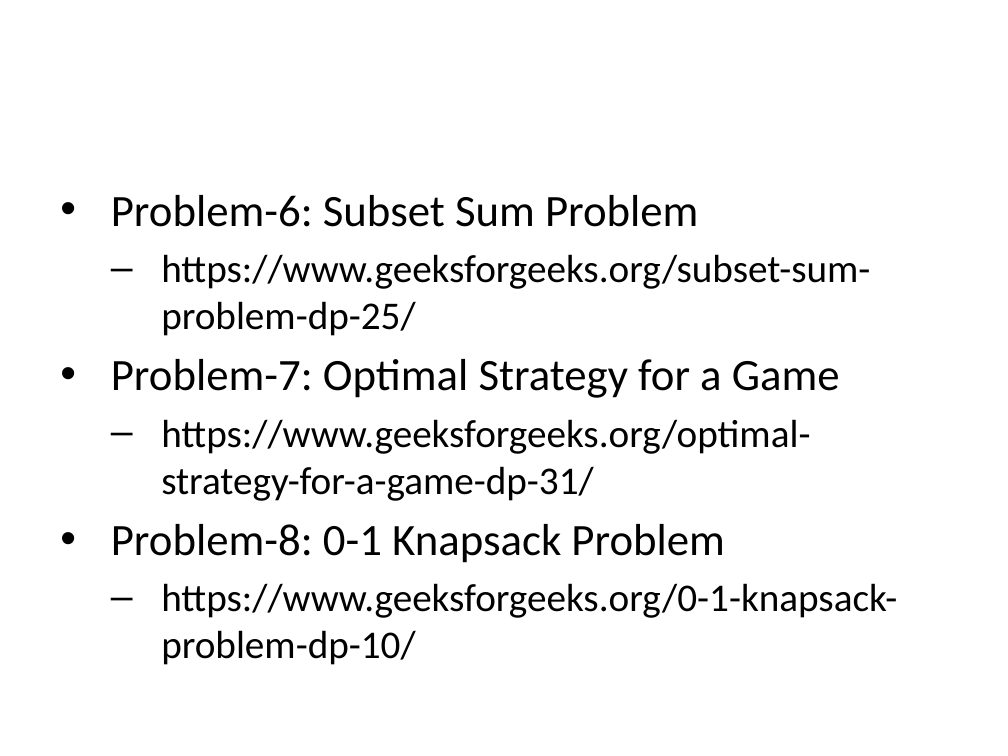
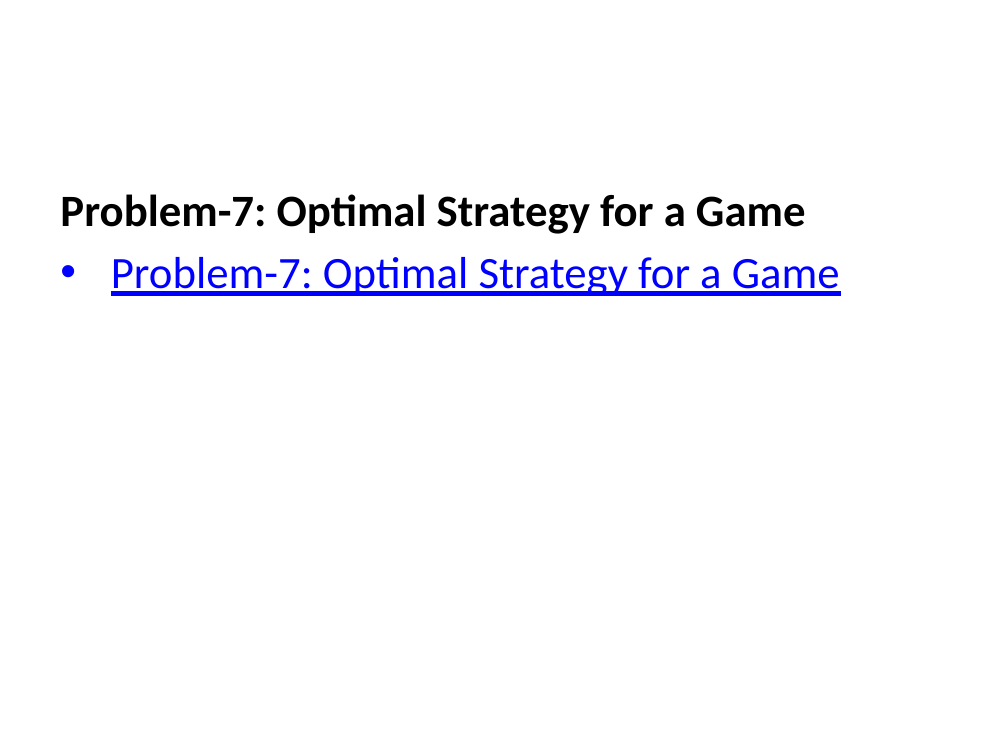
Before and after one commit to ucoruh/ce100-algorithms-and-programming-II, a slide deck: slide 138 of docs/week-6/ce100-week-6-lcs.en.md_word.pptx (slide 97 before the commit). Drawn at 1008x756 pixels with LibreOffice and Linux fonts; fonts in the diff are those of the drawing. Boxes give left, top, right and bottom in pixels: in the first picture for what was removed or moved away, otherwise in the second. Text is boxed around its words. In the diff, an @@ line names an element or a change of style, - is before the commit and + after.

```diff
--- a/docs/week-6/ce100-week-6-lcs.en.md_word.pptx
+++ b/docs/week-6/ce100-week-6-lcs.en.md_word.pptx
@@ text at [60,194,806,234]: bold on in "Problem-7: Optimal Strategy for a Game"; bullet • to none; more space between paragraphs @@
@@ text at [111,195,870,336]: paragraphs removed @@
-• Problem-6: Subset Sum Problem
-  – https://www.geeksforgeeks.org/subset-sum-problem-dp-25/
@@ text at [111,257,840,296]: text changed; size 28 to 32 pt; text colour #000000 to #0000FF @@
-  – https://www.geeksforgeeks.org/optimal-strategy-for-a-game-dp-31/
-• Problem-8: 0-1 Knapsack Problem
-  – https://www.geeksforgeeks.org/0-1-knapsack-problem-dp-10/
+• Problem-7: Optimal Strategy for a Game
```
Also in this commit, not shown: 7 other slides changed, 50 slides added, 11 other files.
